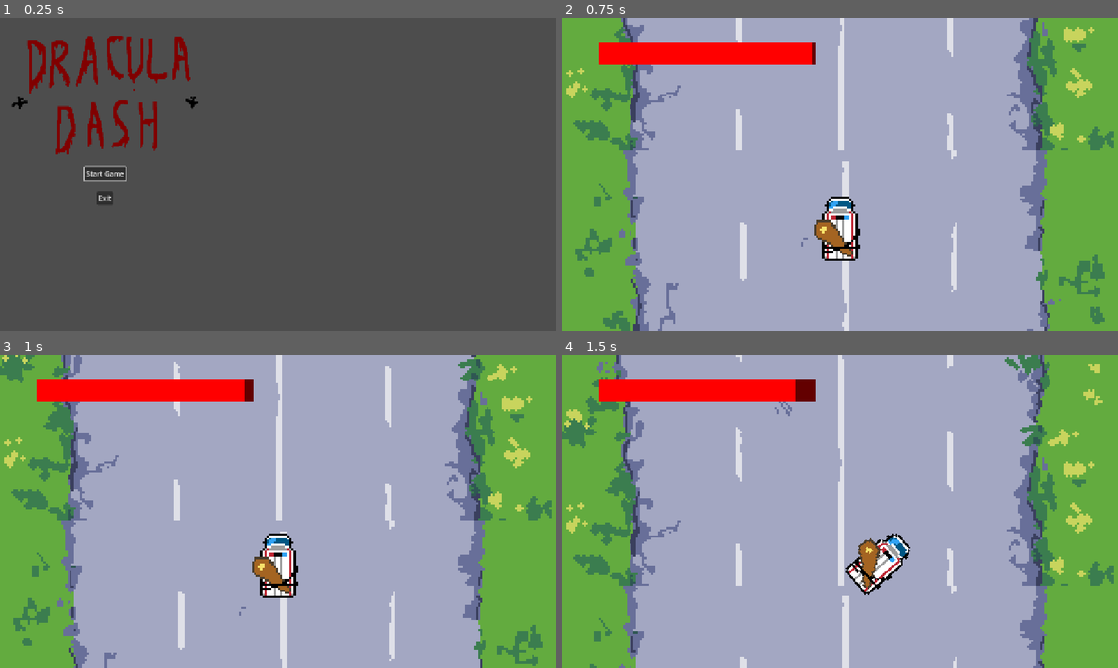
Above: before the commit, frames 1-4 (two rows, left to right).
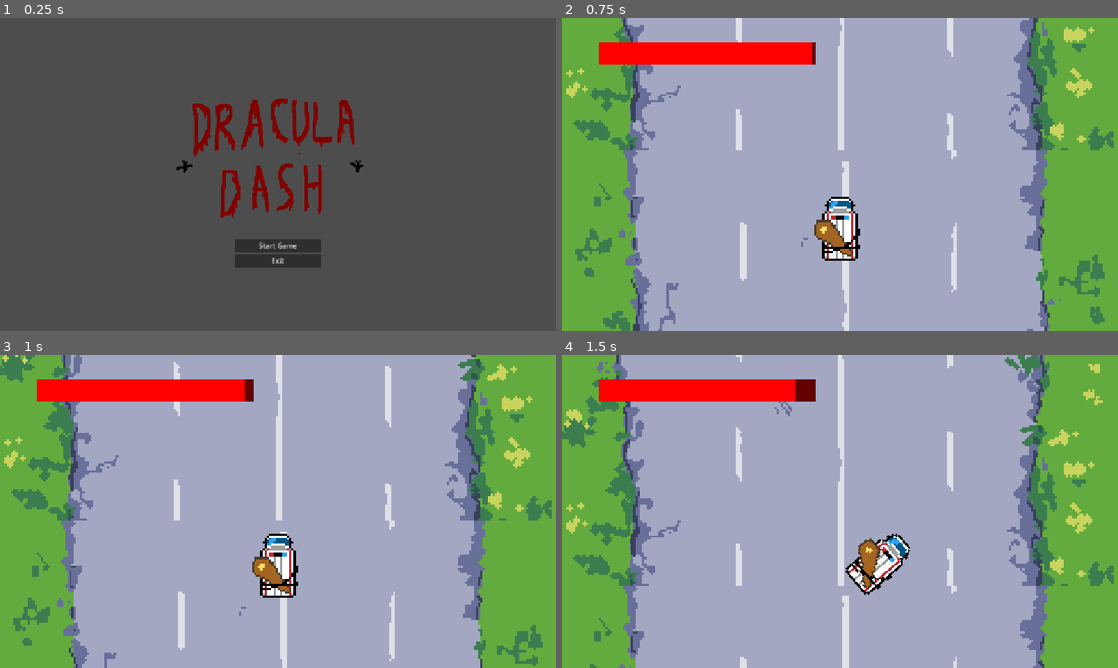
Above: after the commit, the same moments.

Repository: danielcannell/dracula-dash
Game: Godot game, scene res://scenes/title.tscn
Same seed, same stepped clock (60 frames per second), same inputs: the game is played once before the commit and once after it.
Inputs (mouse positions are in pixels of both pictures, inside the frame that each line leads up to):
- Up to frame 1 (0.25 s): no input
- Up to frame 2 (0.75 s): click "Start Game" at 0.5 s
- Up to frame 3 (1 s): no input
- Up to frame 4 (1.5 s): tap Enter at 1.25 s; move the mouse to (962, 495) at 1.27 s; hold Right (turn_right) from 1.28 s (still down); click (962, 495) at 1.42 s

The runs differ from the first frame. In frame 1, 6.8% of the frame differs, in the area x 2-66%, y 5-80%; in frame 2, nothing differs; in frame 3, nothing differs; in frame 4, nothing differs.

Commit message:
Refactor title screen and fix warning

Diff:
--- a/scenes/healthbar.gd
+++ b/scenes/healthbar.gd
@@ -14,5 +14,5 @@
 	$Foreground.size.x = (self.health / 100.0) * $Background.size.x
 
 
-func set_health(health: float) -> void:
-	self.health = health
+func set_health(value: float) -> void:
+	self.health = value
--- a/scenes/main.gd
+++ b/scenes/main.gd
@@ -5,10 +5,9 @@
 func _ready() -> void:
 	if DisplayServer.is_touchscreen_available():
 		$VirtualJoystick.visible = true
+	print("Joystick: ", Input.get_joy_name(0))
 
 
 # Called every frame. 'delta' is the elapsed time since the previous frame.
 func _process(delta: float) -> void:
-	print(Input.get_joy_name(0))
-	print(Input.get_axis("turn_left", "turn_right"))
 	pass
--- a/scenes/title.tscn
+++ b/scenes/title.tscn
@@ -3,25 +3,33 @@
 [ext_resource type="Script" uid="uid://bujgov46mv1wk" path="res://scripts/title.gd" id="1_4ignj"]
 [ext_resource type="Texture2D" uid="uid://cfokiqb27f73t" path="res://art/title.png" id="2_wosw1"]
 
-[node name="Title" type="CanvasLayer" unique_id=2026377788]
+[node name="Title" type="CenterContainer" unique_id=225058406]
+anchors_preset = 15
+anchor_right = 1.0
+anchor_bottom = 1.0
+grow_horizontal = 2
+grow_vertical = 2
 script = ExtResource("1_4ignj")
 
-[node name="Start" type="Button" parent="." unique_id=1831149590]
-offset_left = 194.0
-offset_top = 343.0
-offset_right = 290.0
-offset_bottom = 374.0
+[node name="Menu" type="VBoxContainer" parent="." unique_id=1280279031]
+layout_mode = 2
+theme_override_constants/separation = 30
+
+[node name="TextureRect" type="TextureRect" parent="Menu" unique_id=1513778689]
+layout_mode = 2
+texture = ExtResource("2_wosw1")
+
+[node name="Buttons" type="VBoxContainer" parent="Menu" unique_id=710386060]
+custom_minimum_size = Vector2(200, 0)
+layout_mode = 2
+size_flags_horizontal = 4
+
+[node name="Start" type="Button" parent="Menu/Buttons" unique_id=1831149590]
+layout_mode = 2
 focus_neighbor_bottom = NodePath("../Exit")
 text = "Start Game"
 
-[node name="Exit" type="Button" parent="." unique_id=580037529]
-offset_left = 223.0
-offset_top = 399.0
-offset_right = 260.0
-offset_bottom = 430.0
+[node name="Exit" type="Button" parent="Menu/Buttons" unique_id=580037529]
+layout_mode = 2
 focus_neighbor_top = NodePath("../Start")
 text = "Exit"
-
-[node name="Sprite2D" type="Sprite2D" parent="." unique_id=1559885821]
-position = Vector2(260, 166)
-texture = ExtResource("2_wosw1")
--- a/scripts/title.gd
+++ b/scripts/title.gd
@@ -1,5 +1,6 @@
-extends Node
+extends CenterContainer
 
+var joy_focus := false
 
 func _on_start_pressed() -> void:
 	get_tree().change_scene_to_file("res://scenes/main.tscn")
@@ -9,8 +10,29 @@
 	get_tree().quit()
 
 
+func _switch_to_joy() -> void:
+	if not joy_focus:
+		joy_focus = true
+		$Menu/Buttons/Start.grab_focus.call_deferred()
+
+
+func _switch_from_joy() -> void:
+	if joy_focus:
+		joy_focus = false
+		$Menu/Buttons/Start.release_focus()
+
+
+func _input(event: InputEvent) -> void:
+	if event is InputEventJoypadMotion:
+		if abs(event.axis_value) > 0.2:
+			_switch_to_joy()
+	elif event is InputEventJoypadButton:
+		_switch_to_joy()
+	elif event is InputEventKey or event is InputEventMouseMotion or event is InputEventMouseButton:
+		_switch_from_joy()
+
+
 # Called when the node enters the scene tree for the first time.
 func _ready() -> void:
-	$Start.grab_focus.call_deferred()
-	$Start.pressed.connect(_on_start_pressed)
-	$Exit.pressed.connect(_on_exit_pressed)
+	$Menu/Buttons/Start.pressed.connect(_on_start_pressed)
+	$Menu/Buttons/Exit.pressed.connect(_on_exit_pressed)
